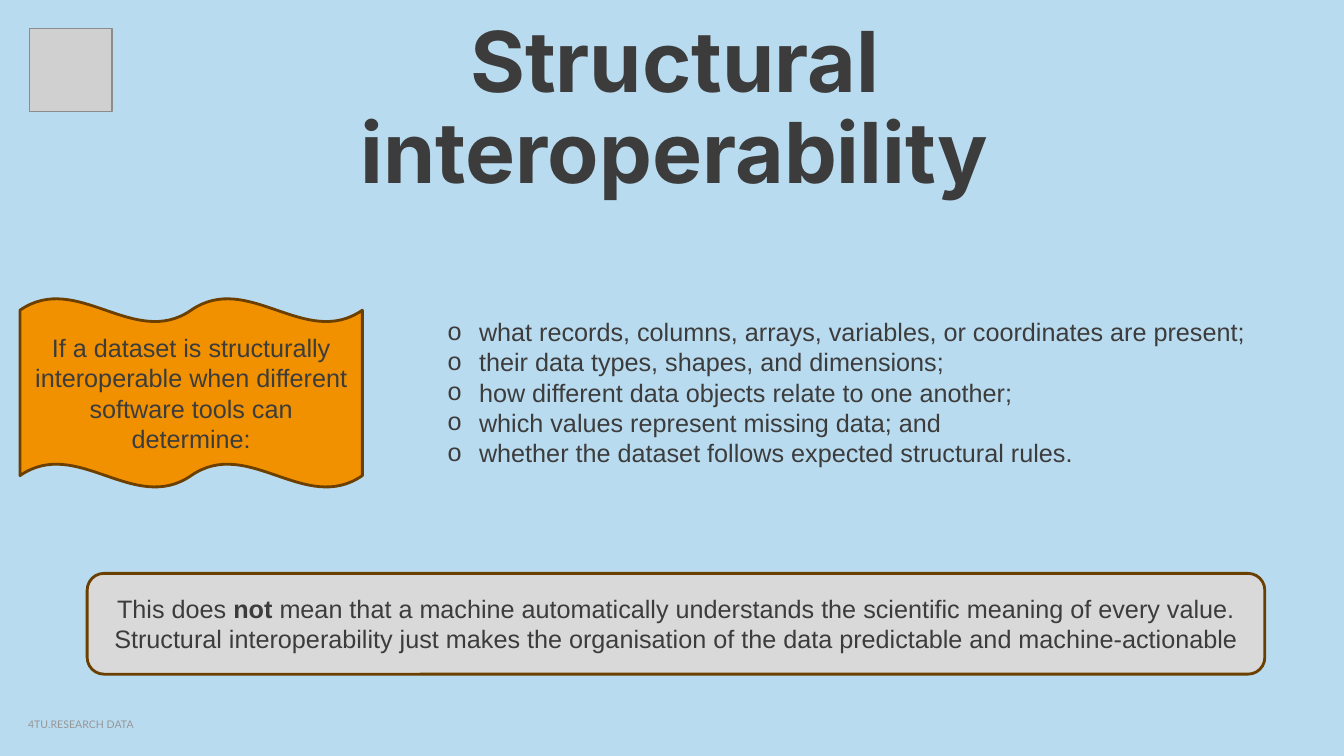
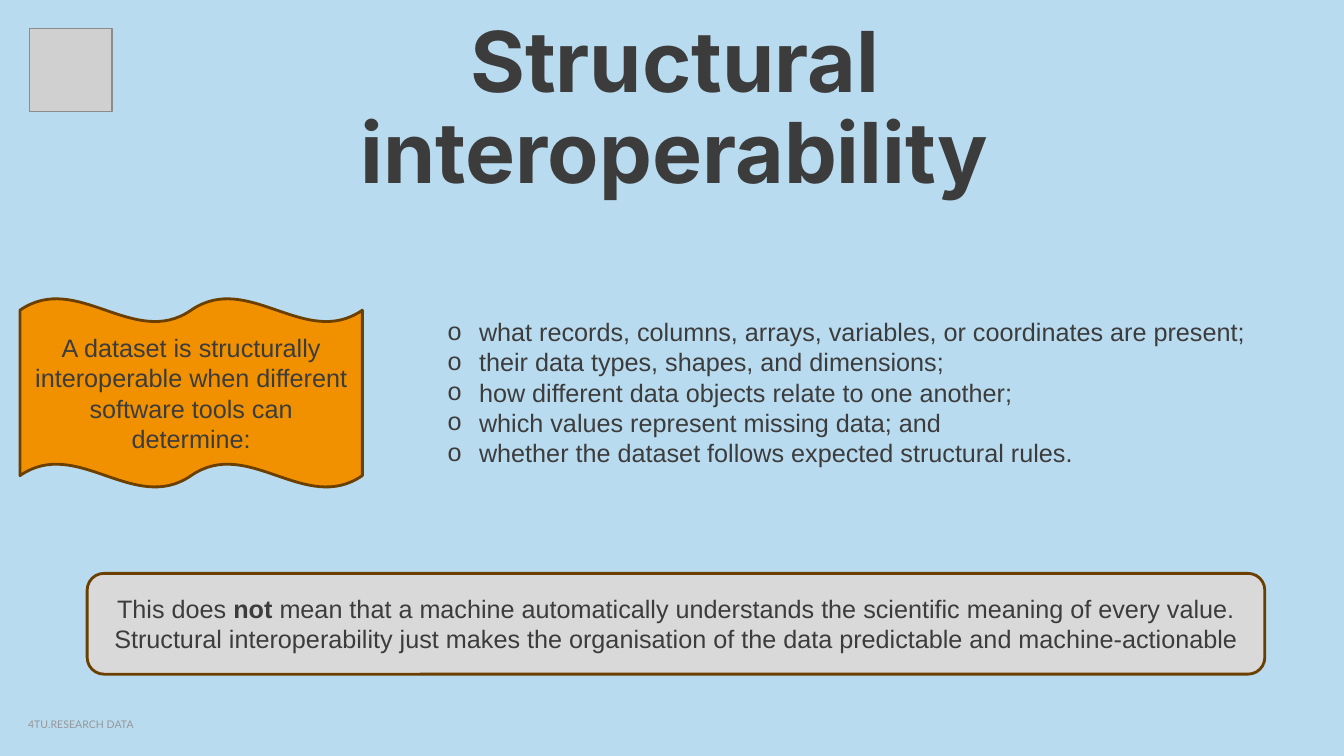
Before and after one commit to 4TUResearchData-Carpentries/Pilot_Interoperability_climate_sciences, a slide deck: slide 5 of Lesson_development/Presentations/structural.pptx. Drawn at 1344x756 pixels with LibreOffice and Linux fonts; fonts in the diff are those of the drawing; grey boxes stand for pictures. Boxes give left, top, right and bottom in pixels: in the first picture for what was removed or moved away, otherwise in the second. Text is boxed around its words. In the diff, an @@ line names an element or a change of style, - is before the commit and + after.

```diff
--- a/Lesson_development/Presentations/structural.pptx
+++ b/Lesson_development/Presentations/structural.pptx
@@ text in double wave at (35, 338, 347, 449): text changed @@
-If a dataset is structurally interoperable when different software tools can determine:
+A dataset is structurally interoperable when different software tools can determine:
```
Also in this commit, not shown: 1 other slide changed, 3 other files.
